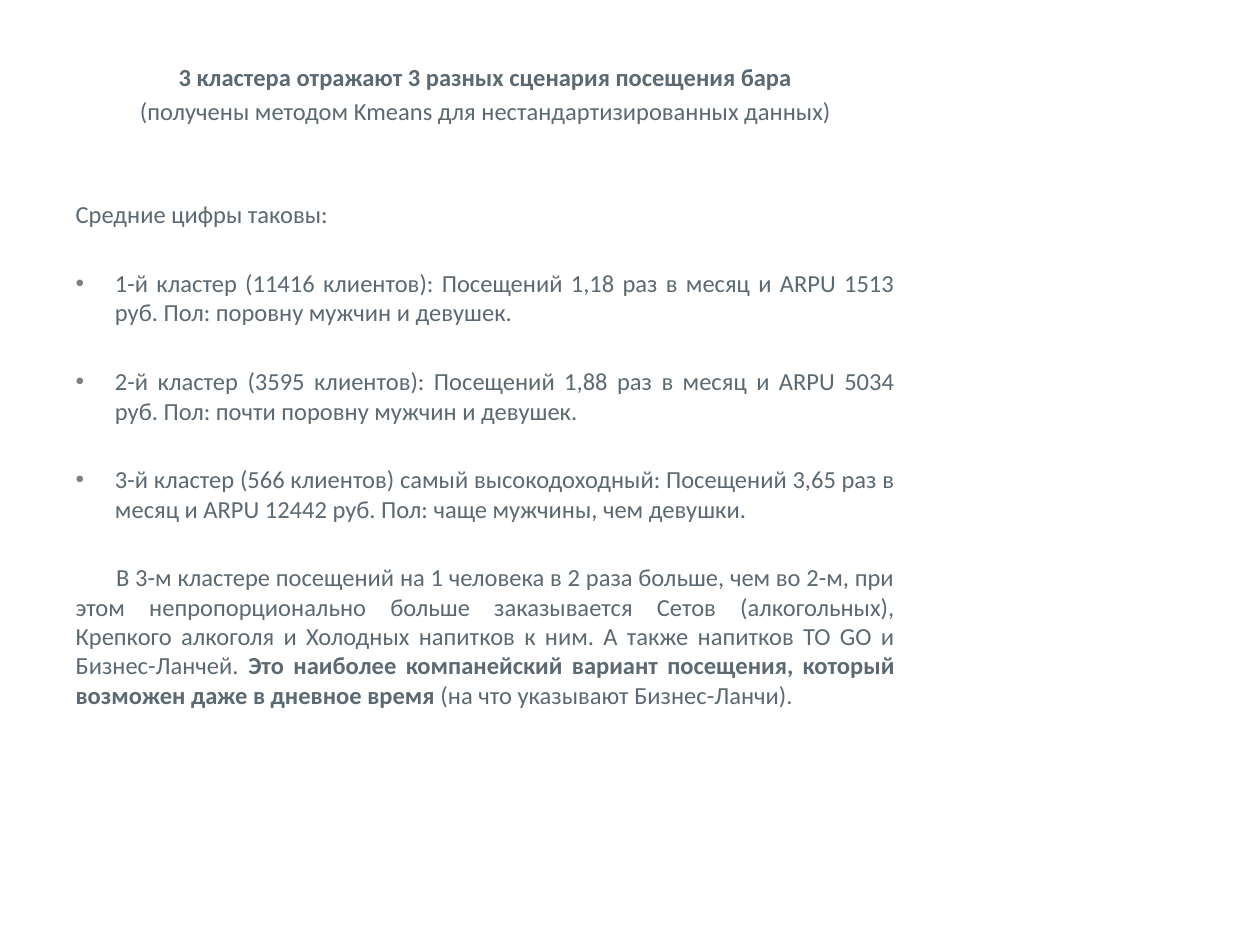
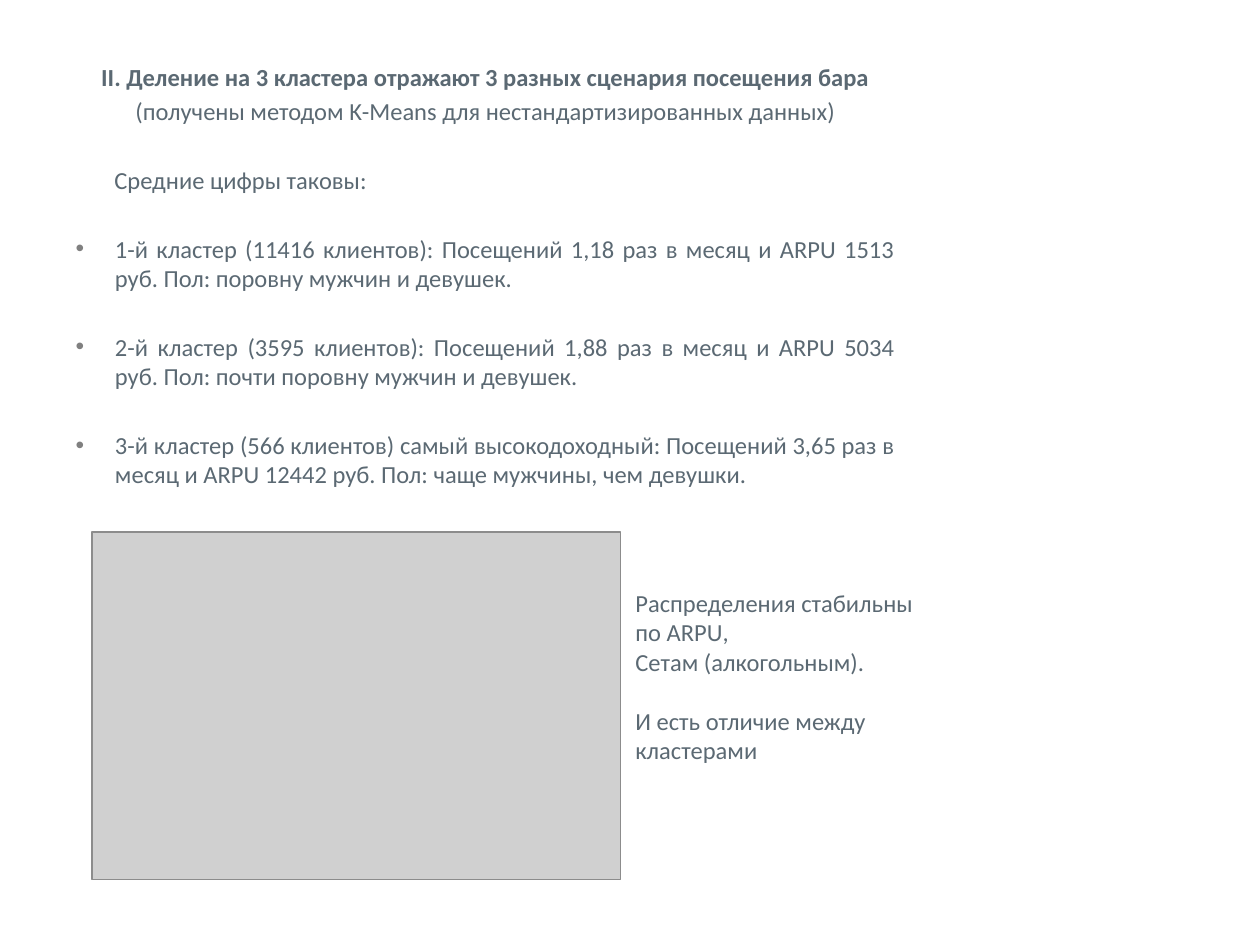
Before and after one commit to Viktoriia2020/Viktoriia, a slide deck: slide 14 of Презентация проекта.pptx. Drawn at 1260x945 pixels with LibreOffice and Linux fonts; fonts in the diff are those of the drawing; grey boxes stand for pictures; background and template pictures are left out. Boxes give left, top, right and bottom in pixels: in the first picture for what was removed or moved away, otherwise in the second. Text is boxed around its words. In the diff, an @@ line names an element or a change of style, - is before the commit and + after.

```diff
--- a/Презентация проекта.pptx
+++ b/Презентация проекта.pptx
@@ text at (101, 69, 868, 124): text changed; bold on @@
-3 кластера отражают 3 разных сценария посещения бара
-(получены методом Kmeans для нестандартизированных данных)
+II. Деление на 3 кластера отражают 3 разных сценария посещения бара
+(получены методом K-Means для нестандартизированных данных)
@@ picture added at (92, 532, 621, 879) @@
@@ text at (76, 569, 895, 708): paragraph removed @@
-В 3-м кластере посещений на 1 человека в 2 раза больше, чем во 2-м, при этом непропорционально больше заказывается Сетов (алкогольных), Крепкого алкоголя и Холодных напитков к ним. А также напитков TO GO и Бизнес-Ланчей. Это наиболее компанейский вариант посещения, который возможен даже в дневное время (на что указывают Бизнес-Ланчи).
@@ text added at (635, 595, 912, 763), 14 pt, text #5B6973 @@
+Распределения стабильны
+по ARPU,
+Сетам (алкогольным).
+И есть отличие между кластерами
```
Also in this commit, not shown: 10 other slides changed, 1 slide added, 1 slide removed.
